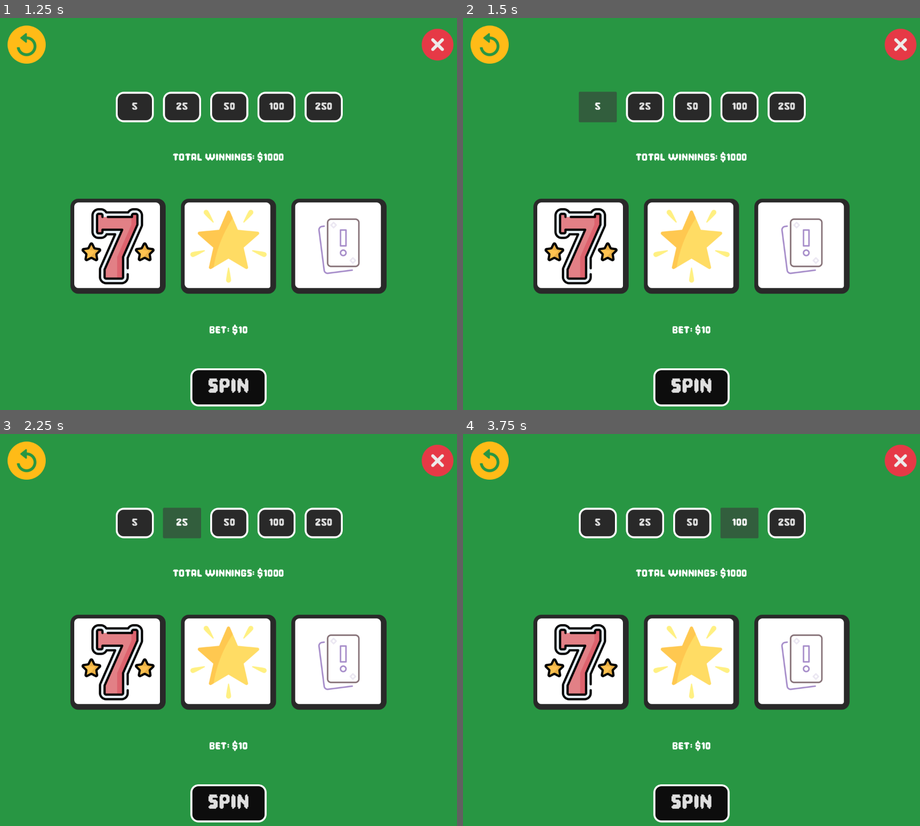
Above: before the commit, frames 1-4 (two rows, left to right).
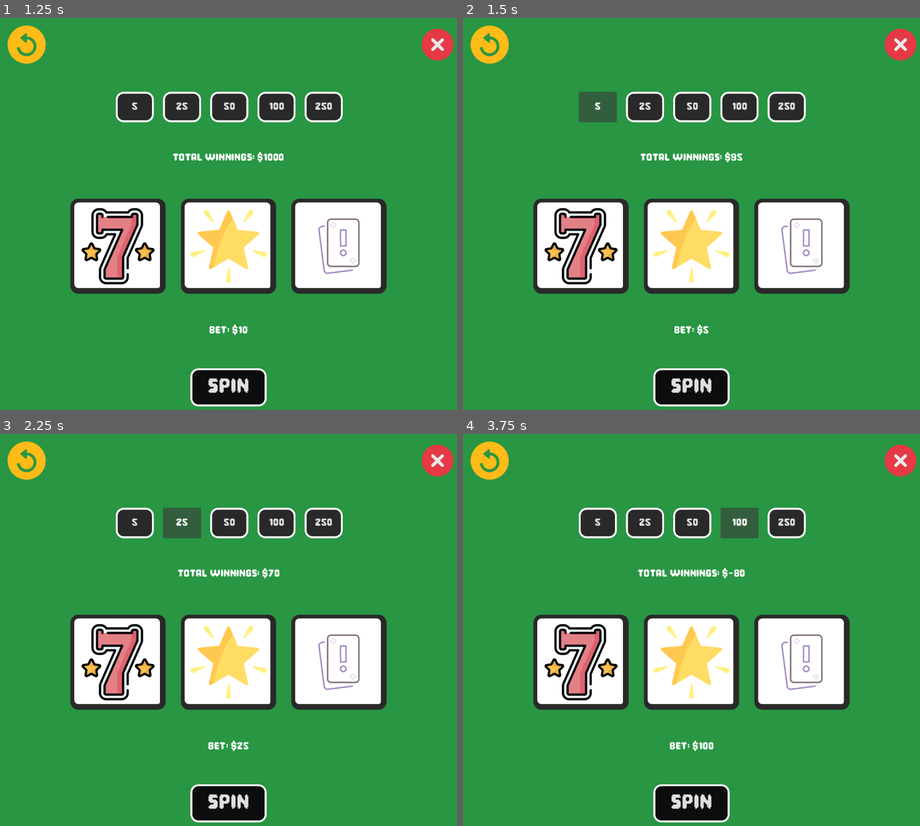
Above: after the commit, the same moments.

Repository: ankit-suman-07/GODOT_Slots
Game: Godot game, scene res://scenes/main_menu.tscn
The game is run twice, just before and just after one commit, with the same random seed, the same clock (stepped at 60 frames per second) and the same inputs.
Inputs:
- Up to frame 1 (1.25 s): click "New Game" at 0.5 s
- Up to frame 2 (1.5 s): click "5" at 1.25 s
- Up to frame 3 (2.25 s): click "25" at 2 s
- Up to frame 4 (3.75 s): click "50" at 2.75 s; click "100" at 3.5 s

Frame 1 is identical in both runs. In frame 2, 0.5% of the frame differs, in the area x 37-63%, y 34-81%; in frame 3, 0.5%; in frame 4, 0.5%.

Commit message:
Update bet and amount label

Diff:
--- a/scripts/game_screen.gd
+++ b/scripts/game_screen.gd
@@ -26,6 +26,8 @@
 ]
 
 const MULTIPLIER = [25, 15, 10, 5, 2, 1]
+var bet = 0
+var total_earned = 100
 
 # Called when the node enters the scene tree for the first time.
 func _ready() -> void:
@@ -50,25 +52,45 @@
 	spin_slot()
 
 
+func update_winning():
+	pass
+
+func update_amount_label():
+	winnings_label.text = "Total Winnings: $" + str(total_earned)
 
 
 func _on_bet_5_pressed() -> void:
+	total_earned -= 5
+	update_amount_label()
+	bet_label.text = "BET: $5"
 	print("5")
 
 
 func _on_bet_25_pressed() -> void:
+	total_earned -= 25
+	update_amount_label()
+	bet_label.text = "BET: $25"
 	print("25")
 
 
 func _on_bet_50_pressed() -> void:
+	total_earned -= 50
+	update_amount_label()
+	bet_label.text = "BET: $50"
 	print("50")
 
 
 func _on_bet_100_pressed() -> void:
+	total_earned -= 100
+	update_amount_label()
+	bet_label.text = "BET: $100"
 	print("100")
 
 
 func _on_bet_250_pressed() -> void:
+	total_earned -= 250
+	update_amount_label()
+	bet_label.text = "BET: $250"
 	print("250")
 
 
